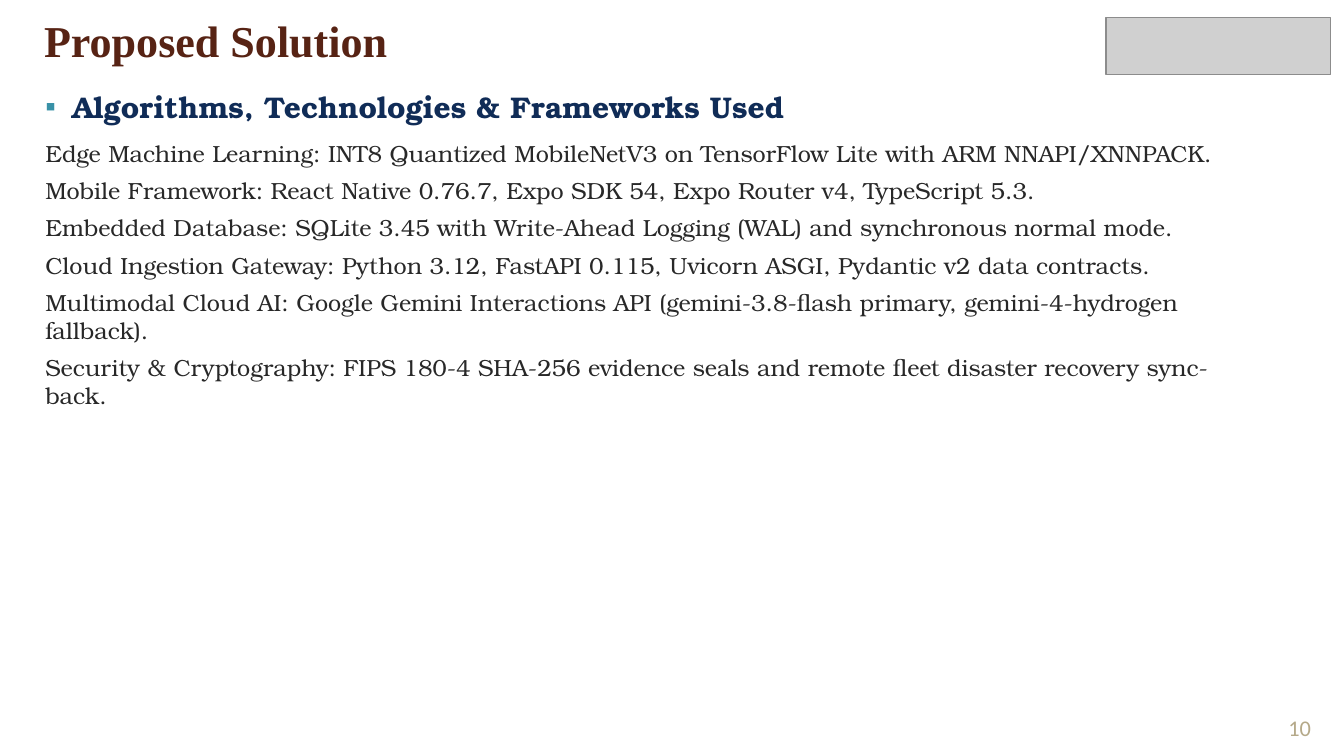
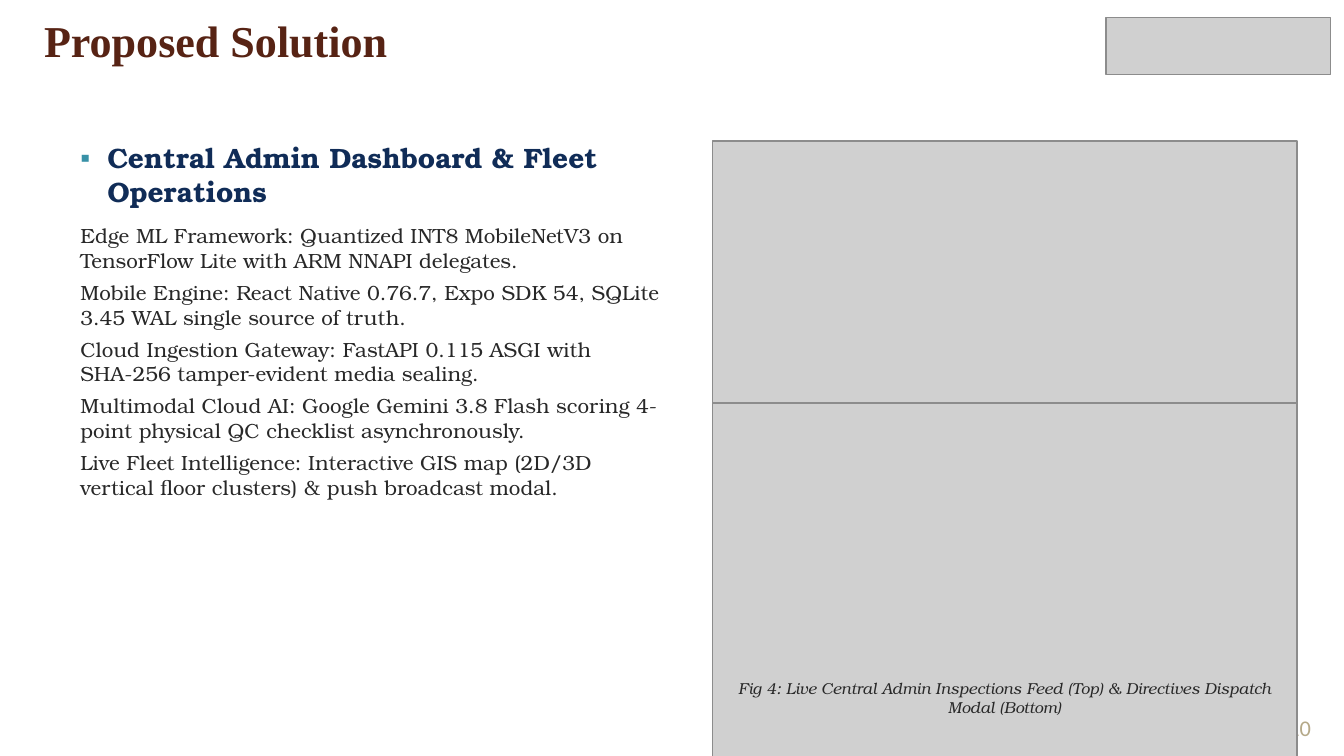
Before and after one commit to frankmathewsajan/psychic-spark, a slide deck: slide 10 of docs/presentation/Capstone_Final_Review_Presentation.pptx. Drawn at 1344x756 pixels with LibreOffice and Linux fonts; fonts in the diff are those of the drawing; grey boxes stand for pictures; background and template pictures are left out. Boxes give left, top, right and bottom in pixels: in the first picture for what was removed or moved away, otherwise in the second. Text is boxed around its words. In the diff, an @@ line names an element or a change of style, - is before the commit and + after.

Commit message:
feat(report-deck): integrate mobile and admin visual assets, add dashboard favicon, and fix layout spacing

```diff
--- a/docs/presentation/Capstone_Final_Review_Presentation.pptx
+++ b/docs/presentation/Capstone_Final_Review_Presentation.pptx
@@ text at [80,146,659,500]: text changed; size 12.5 to 11 pt @@
-▪ Algorithms, Technologies & Frameworks Used
-Edge Machine Learning: INT8 Quantized MobileNetV3 on TensorFlow Lite with ARM NNAPI/XNNPACK.
-Mobile Framework: React Native 0.76.7, Expo SDK 54, Expo Router v4, TypeScript 5.3.
-Embedded Database: SQLite 3.45 with Write-Ahead Logging (WAL) and synchronous normal mode.
-Cloud Ingestion Gateway: Python 3.12, FastAPI 0.115, Uvicorn ASGI, Pydantic v2 data contracts.
-Multimodal Cloud AI: Google Gemini Interactions API (gemini-3.8-flash primary, gemini-4-hydrogen fallback).
-Security & Cryptography: FIPS 180-4 SHA-256 evidence seals and remote fleet disaster recovery sync-back.
+▪ Central Admin Dashboard & Fleet Operations
+Edge ML Framework: Quantized INT8 MobileNetV3 on TensorFlow Lite with ARM NNAPI delegates.
+Mobile Engine: React Native 0.76.7, Expo SDK 54, SQLite 3.45 WAL single source of truth.
+Cloud Ingestion Gateway: FastAPI 0.115 ASGI with SHA-256 tamper-evident media sealing.
+Multimodal Cloud AI: Google Gemini 3.8 Flash scoring 4-point physical QC checklist asynchronously.
+Live Fleet Intelligence: Interactive GIS map (2D/3D vertical floor clusters) & push broadcast modal.
@@ picture added at [712,141,1297,507] @@
@@ picture added at [712,403,1297,756] @@
@@ text added at [738,682,1271,715], 8.5 pt, text #282828, italic @@
+Fig 4: Live Central Admin Inspections Feed (Top) & Directives Dispatch Modal (Bottom)
```
Also in this commit, not shown: 3 other slides changed, 14 other files.
